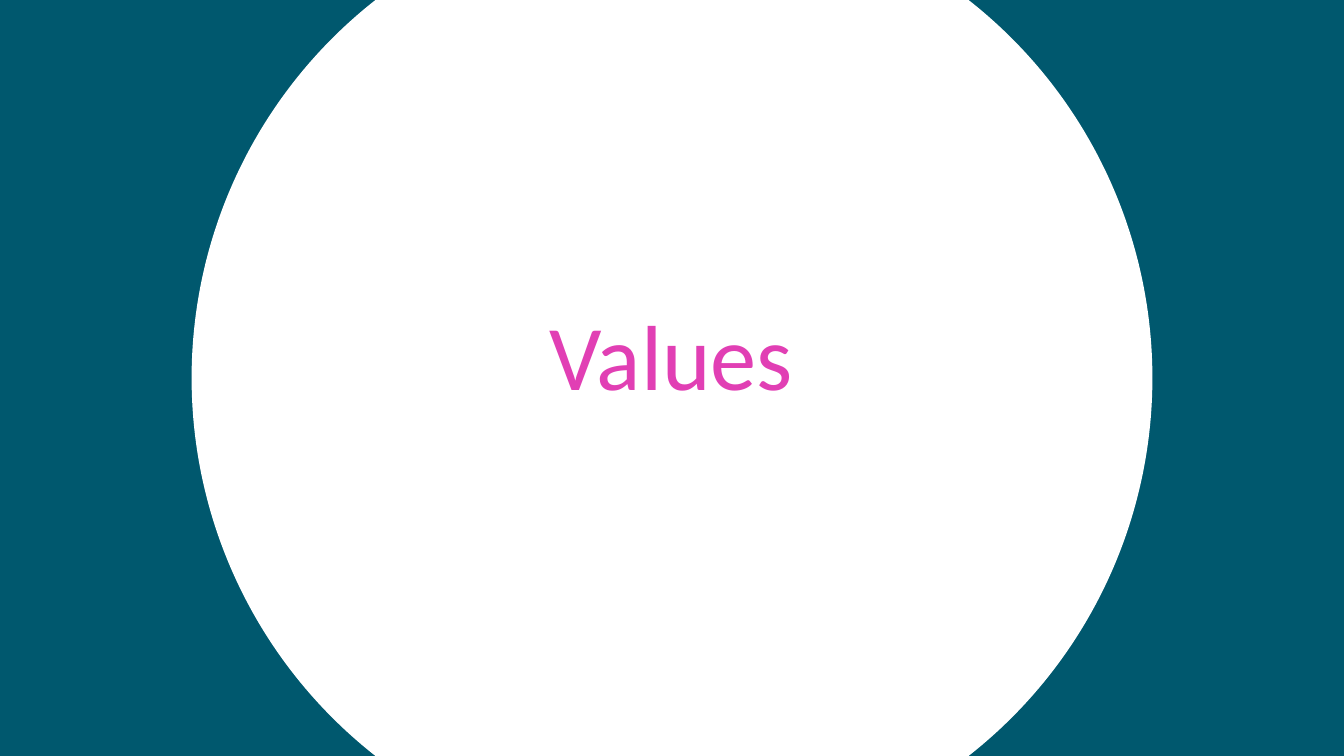
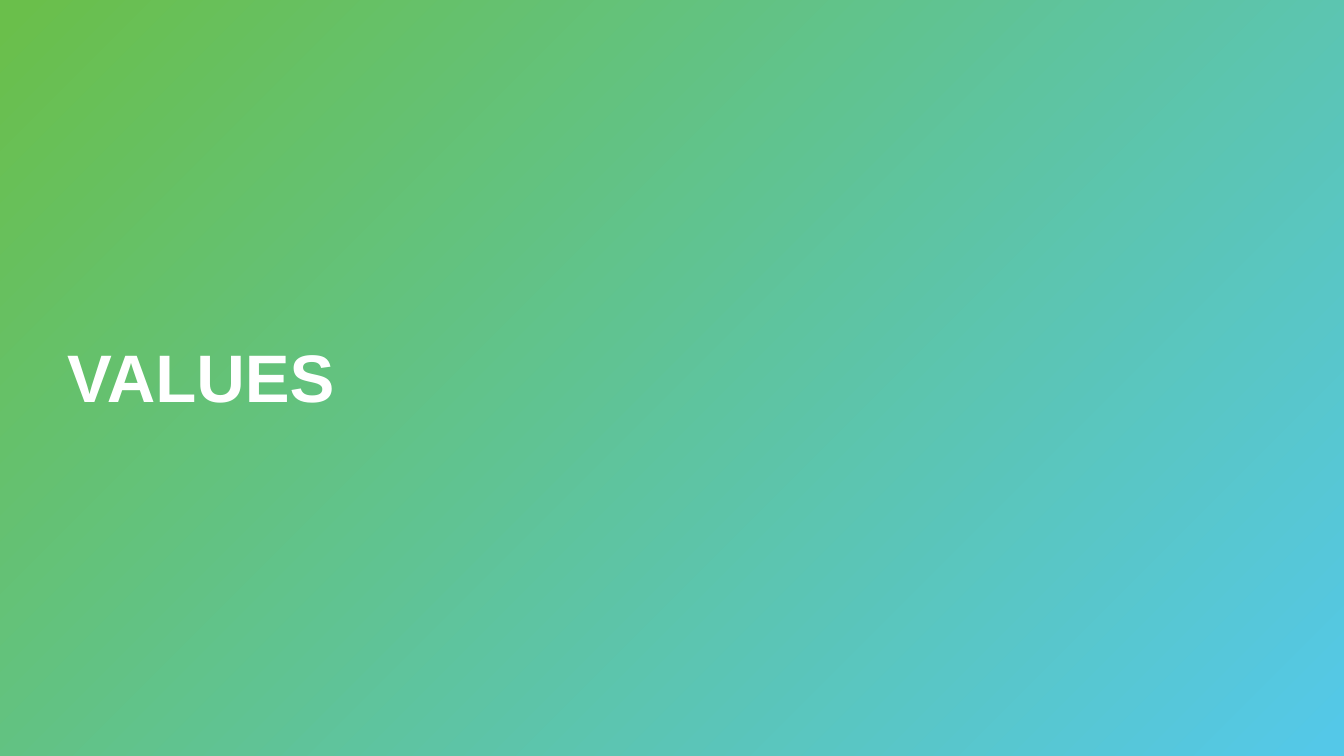
Before and after one commit to hytechclub/web-102, a slide deck: slide 13 of Week03/Review.pptx. Drawn at 1344x756 pixels with LibreOffice and Linux fonts; fonts in the diff are those of the drawing. Boxes give left, top, right and bottom in pixels: in the first picture for what was removed or moved away, otherwise in the second. Text is boxed around its words. In the diff, an @@ line names an element or a change of style, - is before the commit and + after.

```diff
--- a/Week03/Review.pptx
+++ b/Week03/Review.pptx
@@ background #00586E to #FFFFFF @@
@@ rectangle added at (0, 0, 1344, 756), fill gradient #6ABF4B to #54C8E8 @@
@@ ellipse removed at (192, 0, 1152, 756) @@
@@ title at (67, 355, 334, 403): text changed; size 66 to 48 pt; font Calibri to Arial; text colour #E13FB4 to #FFFFFF; bold on @@
-Values
+VALUES
```
Also in this commit, not shown: 14 other slides changed, 1 slide added, 1 slide removed, 5 other files.
